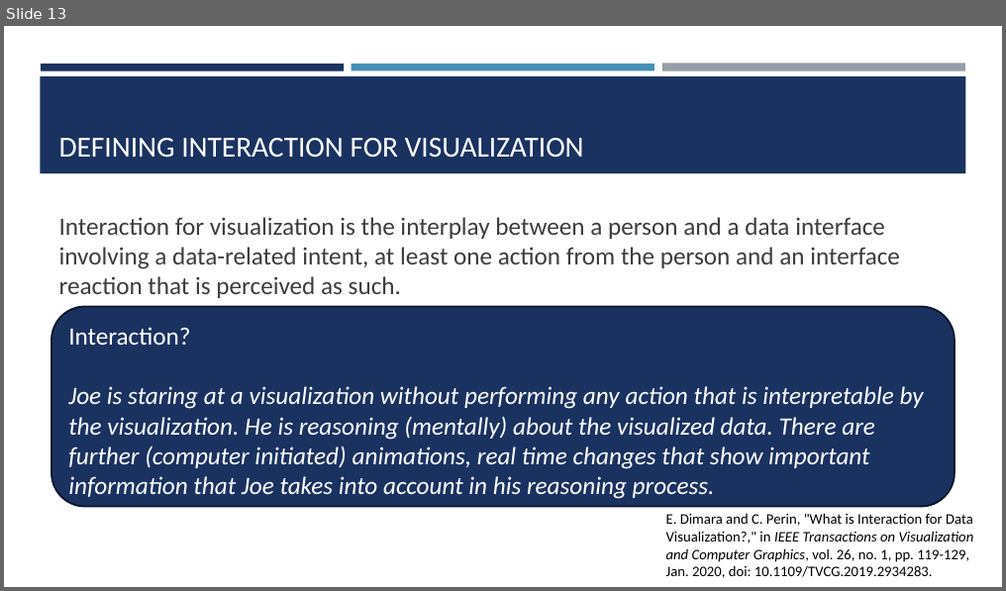
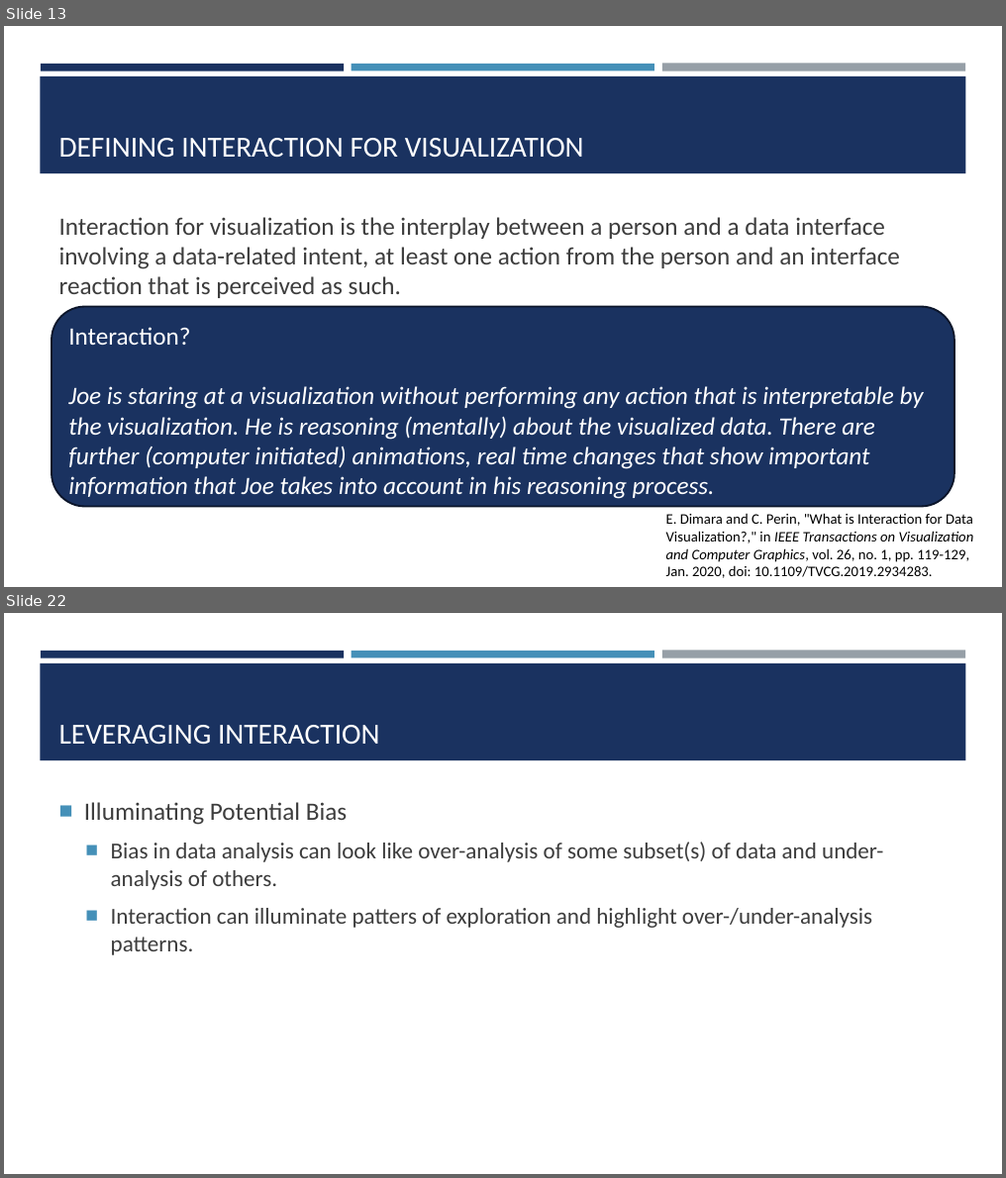
Before and after one commit to amosca01/SDS-CSC235, a slide deck: slides/05-interaction.pptx. Shown one above the other, each under a label of ours: slide 13 before the commit, slides 13 and 22 after it; the slides between them are not shown. The pictures are 1006x591 and 1006x1178 pixels, drawn with LibreOffice and Linux fonts; fonts in the diff are those of the drawing. Boxes give left, top, right and bottom in pixels: in the first picture for what was removed or moved away, otherwise in the second. Text is boxed around its words. In the diff, an @@ line names an element or a change of style, - is before the commit and + after.

Commit message:
interaction

```diff
--- a/slides/05-interaction.pptx
+++ b/slides/05-interaction.pptx
@@ slide 22 added at (x1=4, y1=613, x2=1002, y2=1174), background #FFFFFF; not listed: 4 template elements that a slide beside it also shows @@
@@ title added at (x1=59, y1=725, x2=380, y2=745), 28 pt, text #FFFFFF @@
+LEVERAGING INTERACTION
@@ text added at (x1=84, y1=802, x2=883, y2=956), 22 pt, text #3D3D3D @@
+■ Illuminating Potential Bias
+  ■ Bias in data analysis can look like over-analysis of some subset(s) of data and under-analysis of others.
+  ■ Interaction can illuminate patters of exploration and highlight over-/under-analysis patterns.
```
Also in this commit, not shown: 1 slide changed, 13 other slides added, 5 other files.
